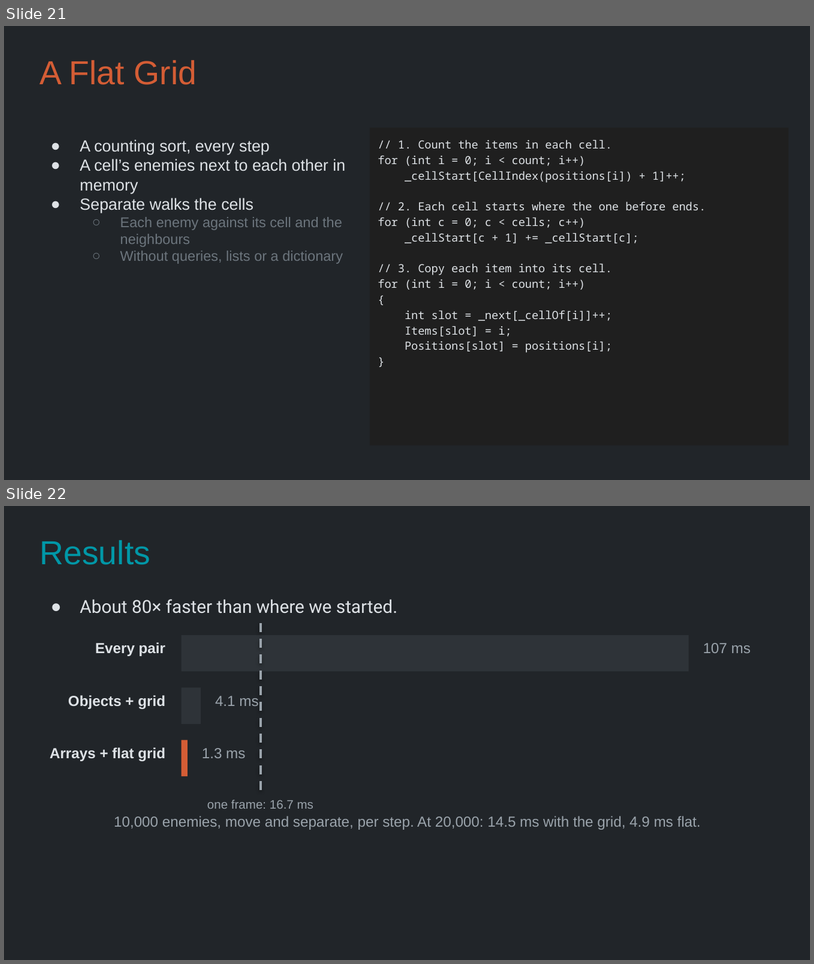
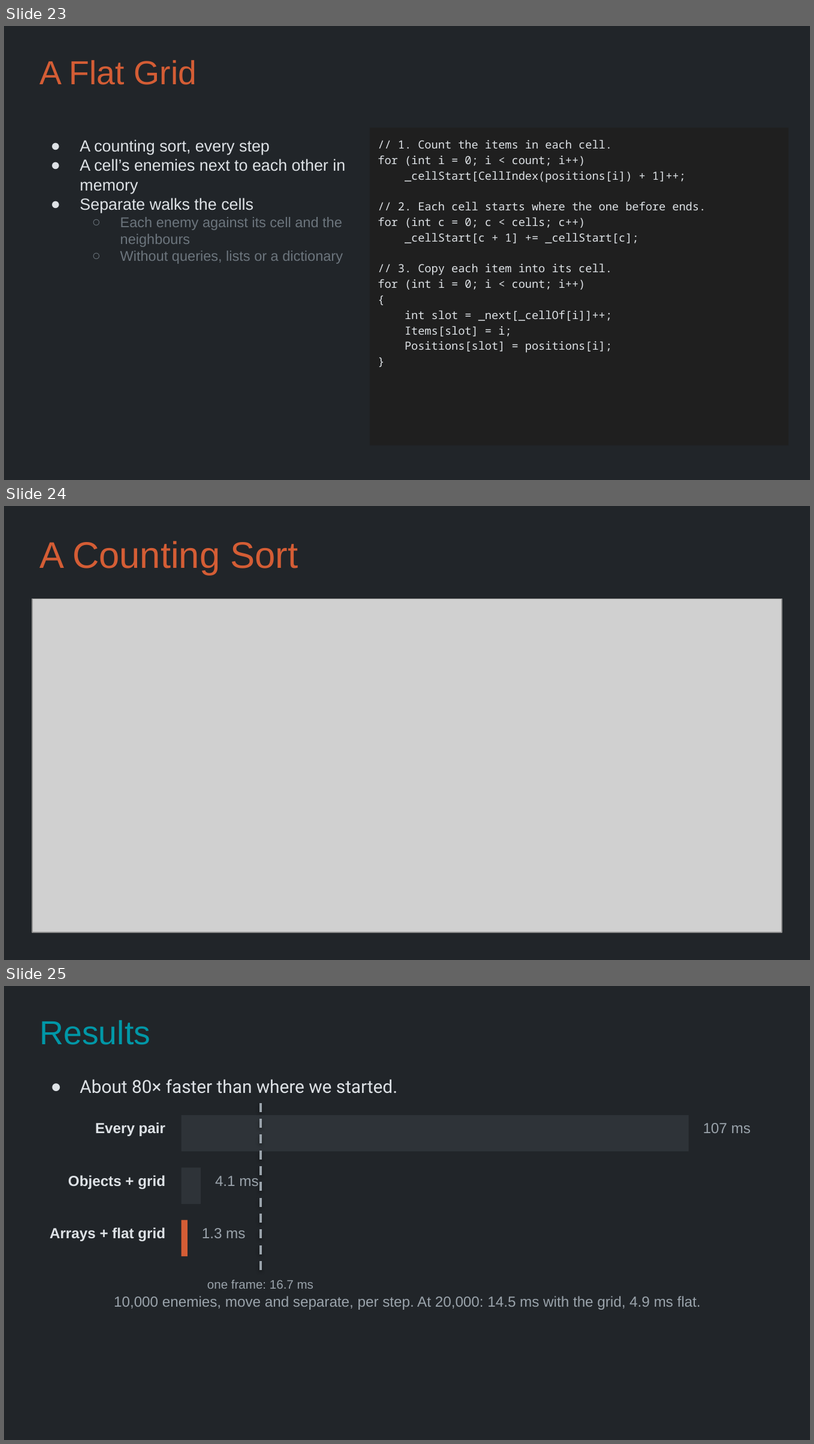
Before and after one commit to Metamate/gar, a slide deck: slides/12 Vampire Survivors.pptx. Shown one above the other, each under a label of ours: slides 21 and 22 before the commit, slides 23, 24 and 25 after it. The pictures are 814x964 and 814x1444 pixels, drawn with LibreOffice and Linux fonts; fonts in the diff are those of the drawing; grey boxes stand for pictures. Boxes give left, top, right and bottom in pixels: in the first picture for what was removed or moved away, otherwise in the second. Text is boxed around its words. In the diff, an @@ line names an element or a change of style, - is before the commit and + after.

```diff
--- a/slides/12 Vampire Survivors.pptx
+++ b/slides/12 Vampire Survivors.pptx
@@ slide 24 added at (x1=4, y1=506, x2=810, y2=960), background #212529 @@
@@ title added at (x1=39, y1=541, x2=299, y2=575), 33 pt, text #D45D35 @@
+A Counting Sort
@@ picture added at (x1=32, y1=599, x2=782, y2=932) @@
@@ what was slide 21 is now slide 23 @@
@@ what was slide 22 is now slide 25 @@
```
Also in this commit, not shown: 1 slide changed, 2 other slides added, 11 other files.
